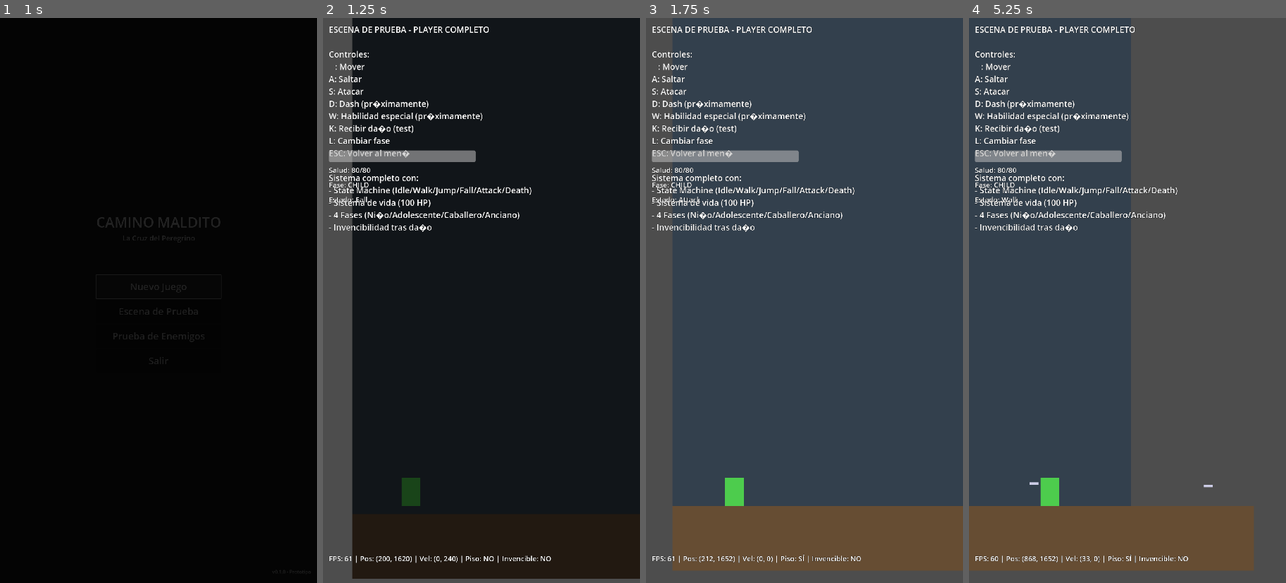
Above: before the commit, frames 1-4 (left to right).
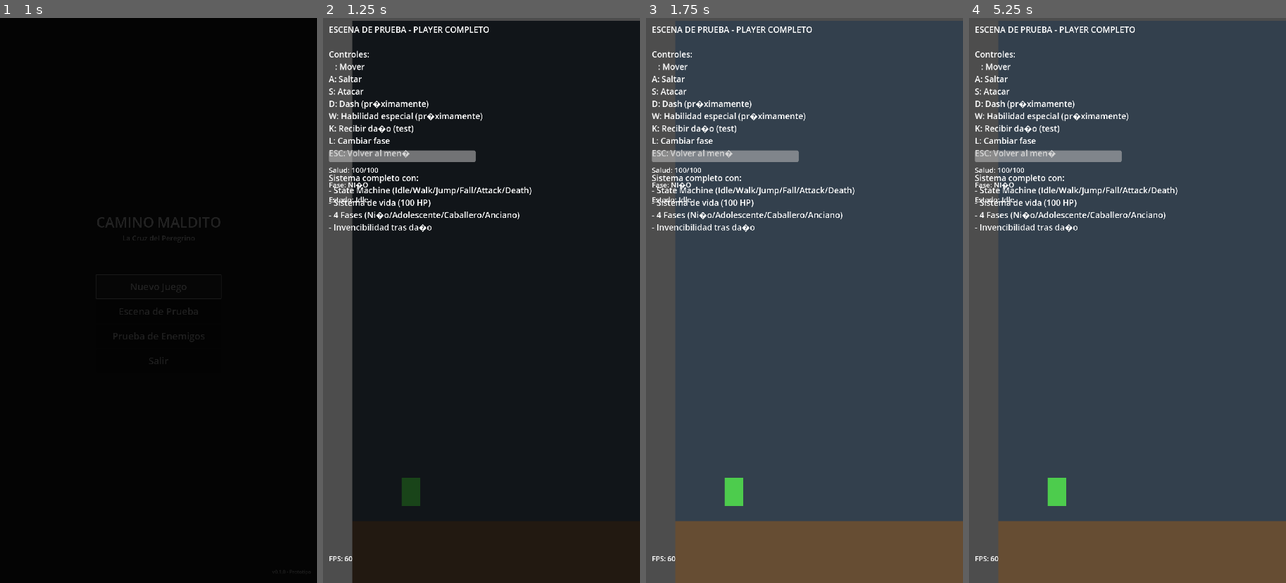
Above: after the commit, the same moments.

Repository: juanrafernandez/pilgrim
Game: Godot game, scene res://scenes/main/main_menu.tscn
Two runs of this game, one before a commit and one after it. Both use one fixed random seed, a clock stepped at 60 frames per second and the inputs below.
Inputs:
- Up to frame 1 (1 s): click "Nuevo Juego" at 0.5 s
- Up to frame 2 (1.25 s): no input
- Up to frame 3 (1.75 s): tap Enter (ui_accept) at 1.25 s; hold Right (move_right) from 1.28 s (still down); tap S (attack) at 1.35 s; tap A (jump) at 1.52 s
- Up to frame 4 (5.25 s): tap W (special) at 2.1, 3.6, 5.1 s; tap A (jump) at 2.27, 3.77, 4.52 s; release Right (move_right) at 2.78 s; hold Left (move_left) 2.78-3.53 s; tap S (attack) at 2.85, 4.35 s; hold Right (move_right) 3.53-5.03 s; hold Left (move_left) from 5.03 s (still down)

Frame 1 is identical in both runs. In frame 2, 1.6% of the frame differs, in the area x 2-100%, y 0-100%; in frame 3, 6.3%; in frame 4, 57%, in the area x 0-100%, y 0-100%.
Error after the commit: Parse Error: Preload file "res://scripts/weapons/shield.gd" does not exist. (res://scripts/player/player.gd:41)

Commit message:
fix: add Shield class preload to resolve type error

Diff:
--- a/scripts/player/player.gd
+++ b/scripts/player/player.gd
@@ -36,6 +36,9 @@
 
 # Projectile scenes
 const PROJECTILE_DAGGER = preload("res://scenes/projectiles/projectile_dagger.tscn")
+
+# Weapon/Shield class references
+const Shield = preload("res://scripts/weapons/shield.gd")
 
 # State
 var current_phase: GameManager.PlayerPhase = GameManager.PlayerPhase.CHILD
